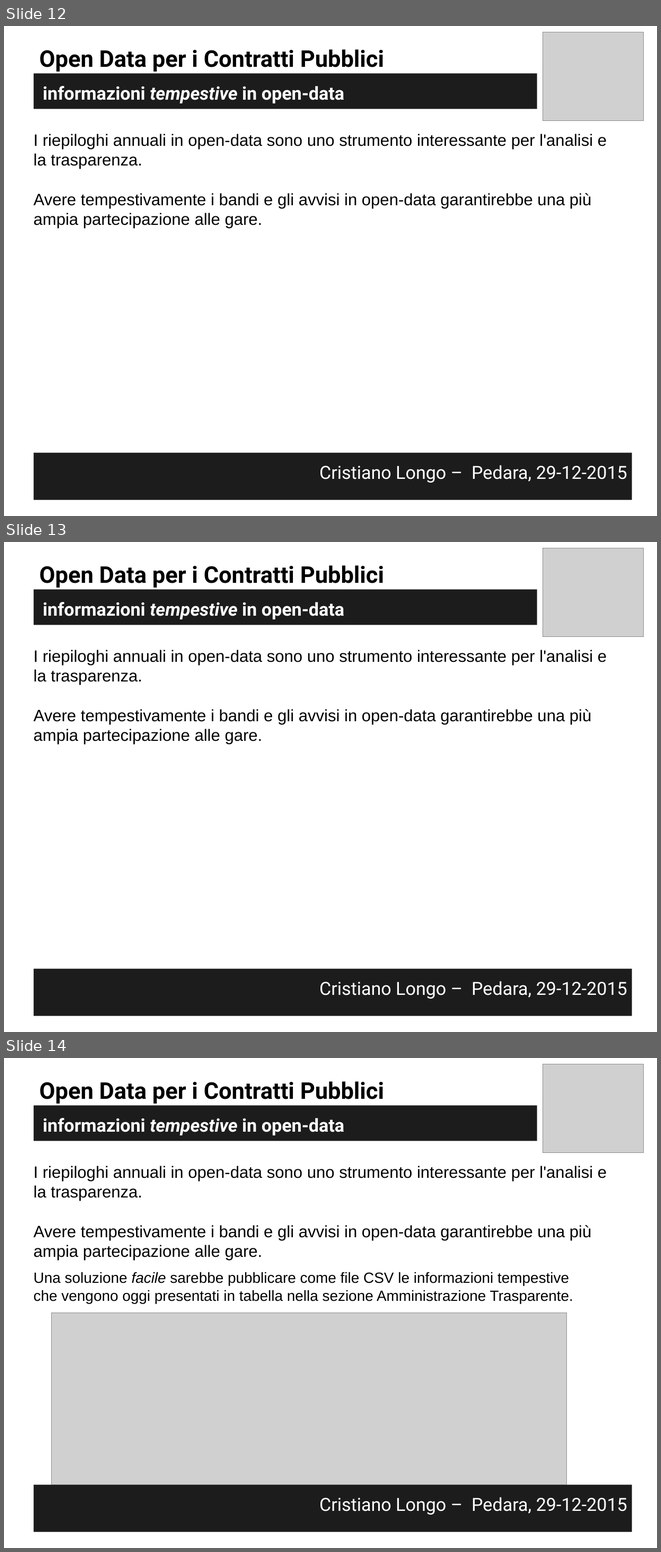
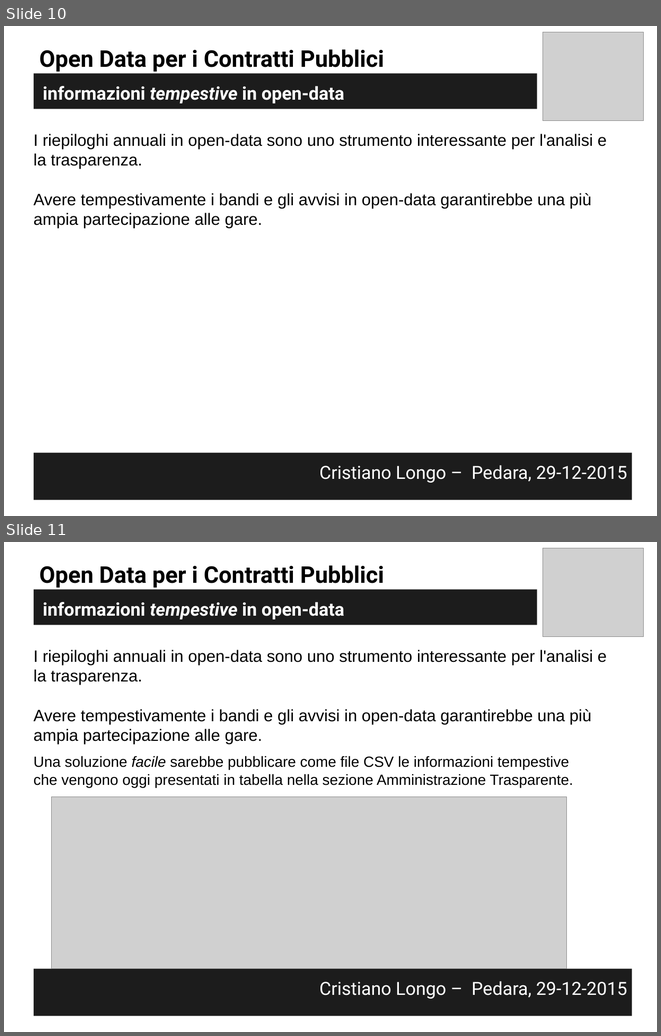
Before and after one commit to opendatahacklab/opendatahacklab.github.io, a slide deck: events/29Dic2015/CristianoLongo_29Dic2015.odp. Shown one above the other, each under a label of ours: slides 12, 13 and 14 before the commit, slides 10 and 11 after it. The pictures are 661x1552 and 661x1036 pixels, drawn with LibreOffice and Linux fonts; fonts in the diff are those of the drawing; grey boxes stand for pictures. Boxes give left, top, right and bottom in pixels: in the first picture for what was removed or moved away, otherwise in the second. Text is boxed around its words. In the diff, an @@ line names an element or a change of style, - is before the commit and + after.

```diff
--- a/events/29Dic2015/CristianoLongo_29Dic2015.odp
+++ b/events/29Dic2015/CristianoLongo_29Dic2015.odp
@@ slide 13 removed at <box>4,542,657,1032</box>, background #FFFFFF @@
@@ picture removed at <box>543,548,644,637</box> @@
@@ text removed at <box>40,565,384,588</box> @@
-Open Data per i Contratti Pubblici
@@ text removed at <box>34,589,537,625</box> @@
-informazioni tempestive in open-data
@@ text removed at <box>34,650,607,744</box> @@
-I riepiloghi annuali in open-data sono uno strumento interessante per l'analisi e la trasparenza.
-Avere tempestivamente i bandi e gli avvisi in open-data garantirebbe una più ampia partecipazione alle gare.
@@ text removed at <box>34,969,632,1015</box> @@
-Cristiano Longo – Pedara, 29-12-2015
@@ what was slide 12 is now slide 10 @@
@@ what was slide 14 is now slide 11 @@
```
Also in this commit, not shown: 2 slides changed, 4 slides added, 2 other slides removed, 2 other files.
